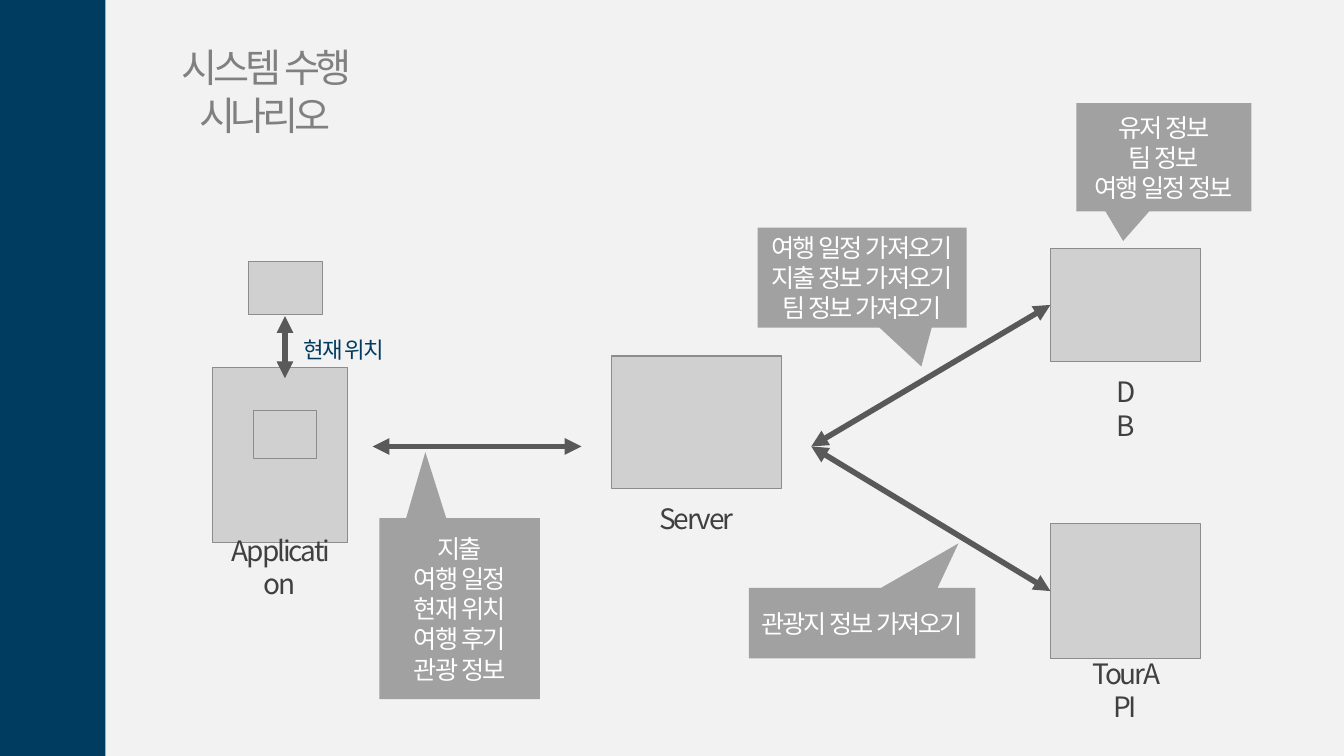
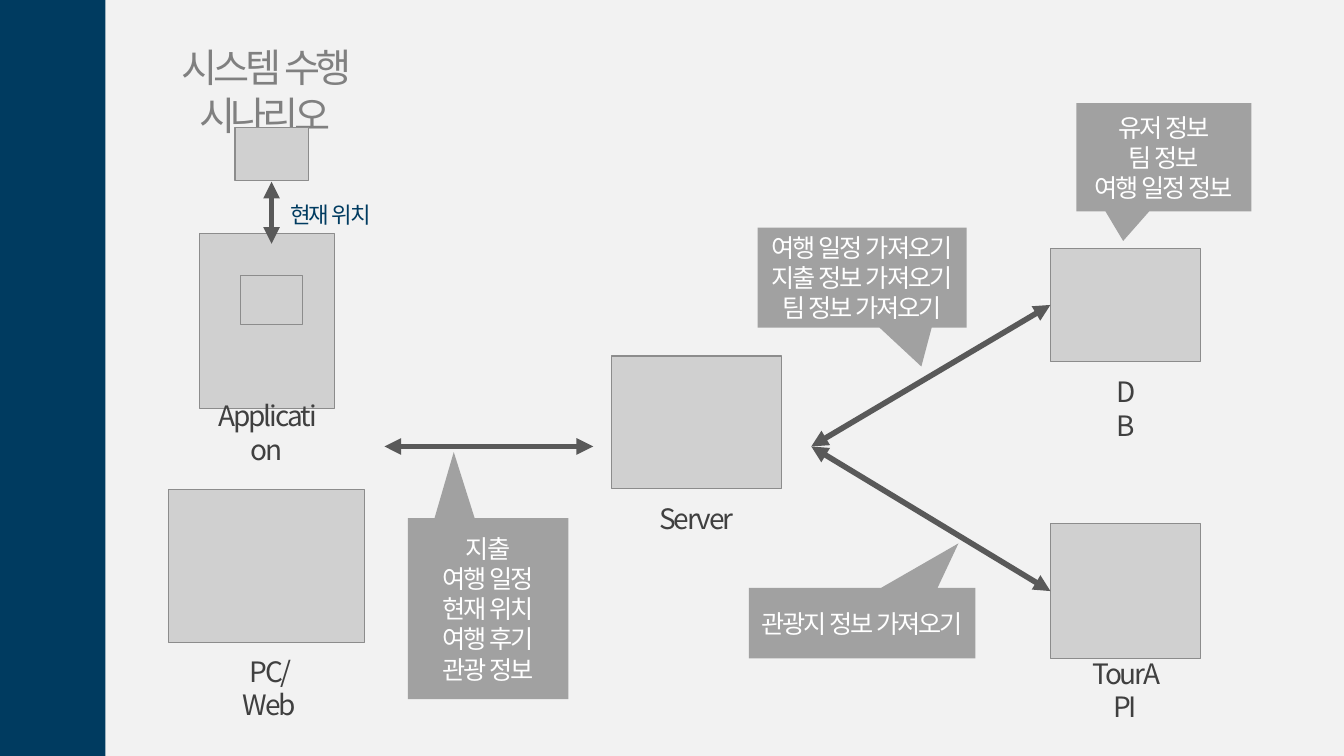
Before and after one commit to gmlrud1211/project, a slide deck: slide 13 of document/제안서.pptx (slide 11 before the commit). Drawn at 1344x756 pixels with LibreOffice and Linux fonts; fonts in the diff are those of the drawing; grey boxes stand for pictures. Boxes give left, top, right and bottom in pixels: in the first picture for what was removed or moved away, otherwise in the second. Text is boxed around its words. In the diff, an @@ line names an element or a change of style, - is before the commit and + after.

```diff
--- a/document/제안서.pptx
+++ b/document/제안서.pptx
@@ 3 pictures, 2 texts, 1 double arrow: place and size @@
-3 pictures, 2 texts, 1 double arrow at bbox=[213, 262, 384, 573]
+3 pictures, 2 texts, 1 double arrow at bbox=[200, 127, 371, 439]
@@ double arrow moved from (373, 447) - (582, 447) to (384, 447) - (594, 447) @@
@@ picture added at bbox=[168, 490, 365, 643] @@
@@ speech box "지출": place and size @@
-speech box "지출" at bbox=[379, 518, 539, 699]
+speech box "지출" at bbox=[408, 518, 569, 699]
@@ text added at bbox=[243, 659, 296, 716], 20 pt, text #404040 @@
+PC/Web
```
Also in this commit, not shown: 12 other slides changed, 4 slides added.
